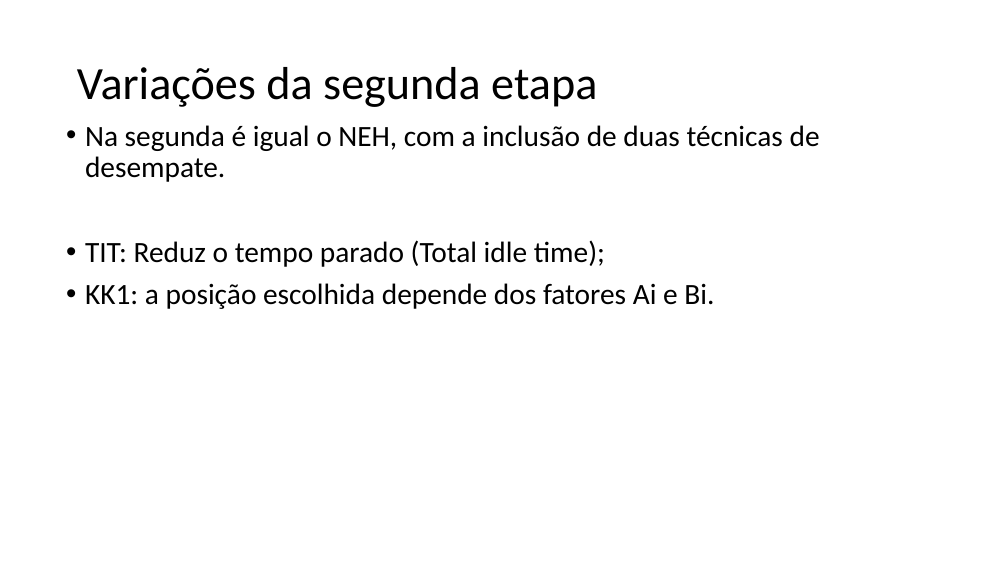
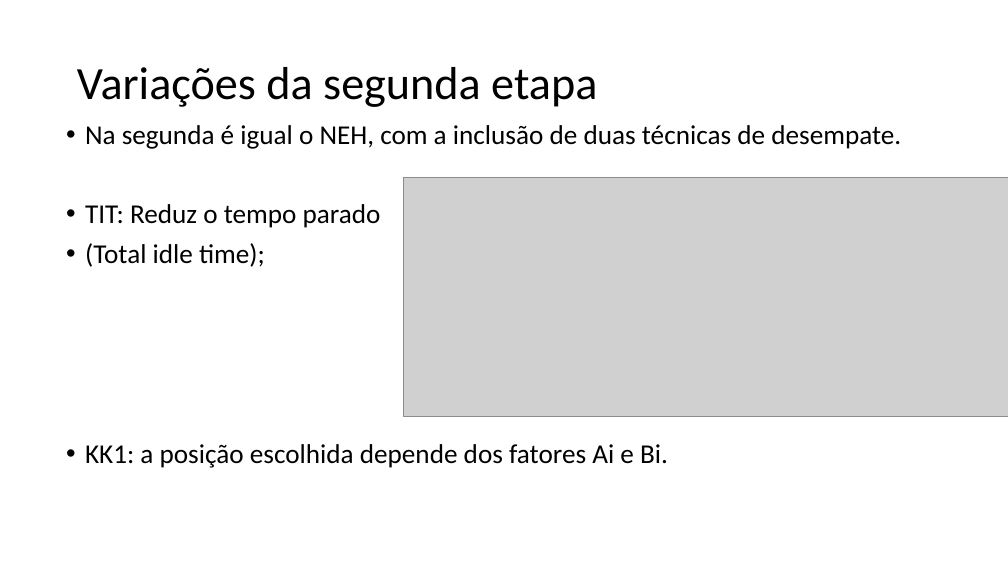
Before and after one commit to lpbiasoto/metaheuristicas, a slide deck: slide 6 of ApresentacaoRibas/prelimiar_jhonatan.pptx. Drawn at 1008x567 pixels with LibreOffice and Linux fonts; fonts in the diff are those of the drawing; grey boxes stand for pictures. Boxes give left, top, right and bottom in pixels: in the first picture for what was removed or moved away, otherwise in the second. Text is boxed around its words. In the diff, an @@ line names an element or a change of style, - is before the commit and + after.

Commit message:
slides unificados

```diff
--- a/ApresentacaoRibas/prelimiar_jhonatan.pptx
+++ b/ApresentacaoRibas/prelimiar_jhonatan.pptx
@@ text at <box>85,125,901,468</box>: size 28 to 25.9 pt in "Na segunda é igual o NEH, com ...", "KK1: a posição escolhida depende dos fatores ..." @@
@@ picture added at <box>403,178,1008,417</box> @@
@@ text at <box>85,204,381,267</box>: text changed; size 28 to 25.9 pt @@
-• TIT: Reduz o tempo parado (Total idle time);
+• TIT: Reduz o tempo parado
+• (Total idle time);
```
Also in this commit, not shown: 1 other file.
